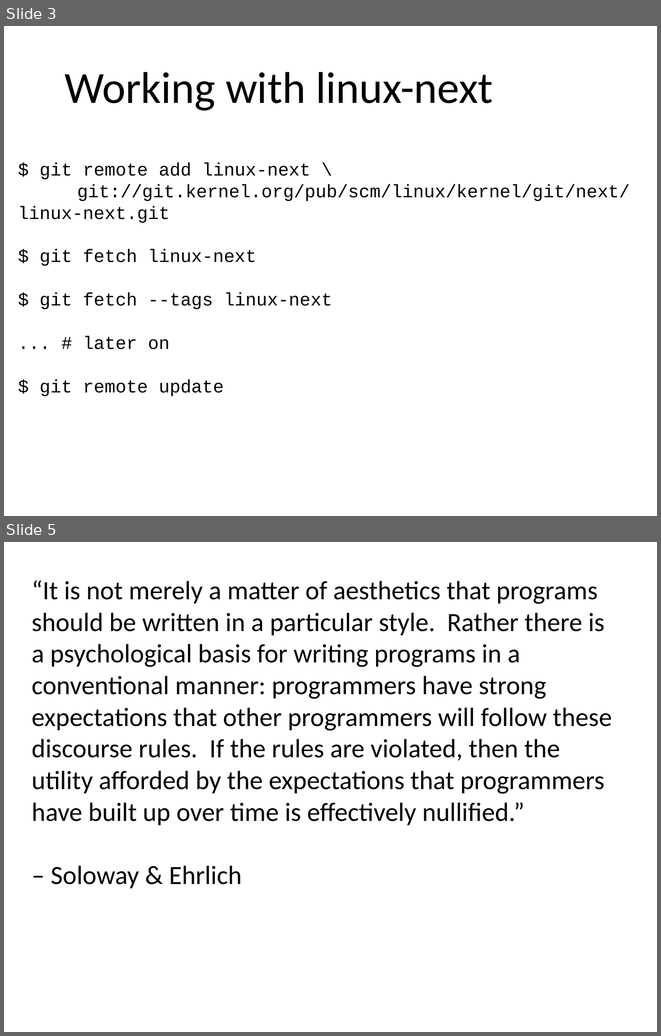
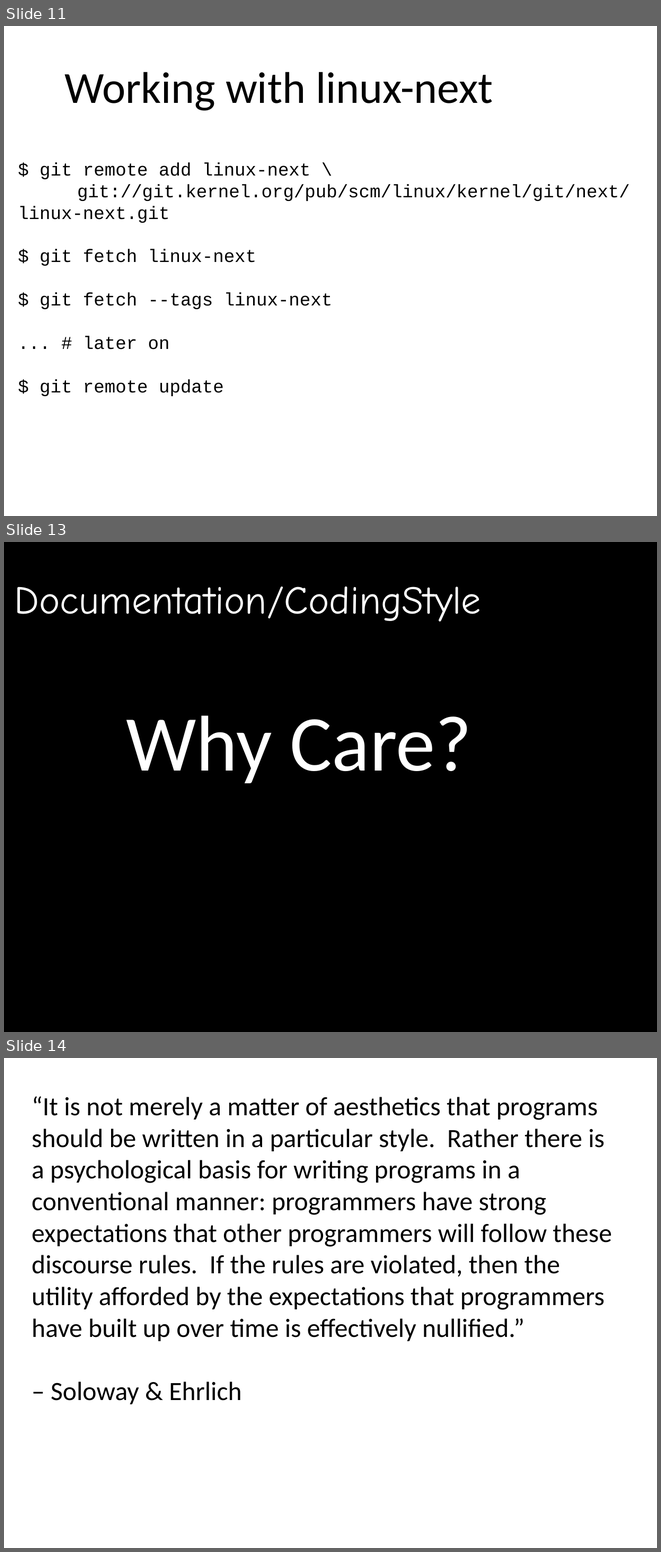
Before and after one commit to gregkh/kernel-tutorial, a slide deck: kernel_patch_tutorial.odp. Shown one above the other, each under a label of ours: slides 3 and 5 before the commit, slides 11, 13 and 14 after it; the slides between them are not shown. The pictures are 661x1036 and 661x1552 pixels, drawn with LibreOffice and Linux fonts; fonts in the diff are those of the drawing; background and template pictures are left out; a plain dark background stands for a picture behind light text. Boxes give left, top, right and bottom in pixels: in the first picture for what was removed or moved away, otherwise in the second. Text is boxed around its words. In the diff, an @@ line names an element or a change of style, - is before the commit and + after.

```diff
--- a/kernel_patch_tutorial.odp
+++ b/kernel_patch_tutorial.odp
@@ slide 13 added at (x1=4, y1=542, x2=657, y2=1032), background picture (left out) @@
@@ rectangle added at (x1=4, y1=542, x2=657, y2=1032), fill #000000, outline #000000 0 pt @@
@@ text added at (x1=14, y1=587, x2=481, y2=622), 48 pt, text #FFFFFF @@
+Documentation/CodingStyle
@@ text added at (x1=126, y1=715, x2=472, y2=783), 96 pt, text #FFFFFF @@
+Why Care?
@@ what was slide 3 is now slide 11 @@
@@ what was slide 5 is now slide 14 @@
```
Also in this commit, not shown: 17 slides changed, 1 other slide added, 1 other file.
